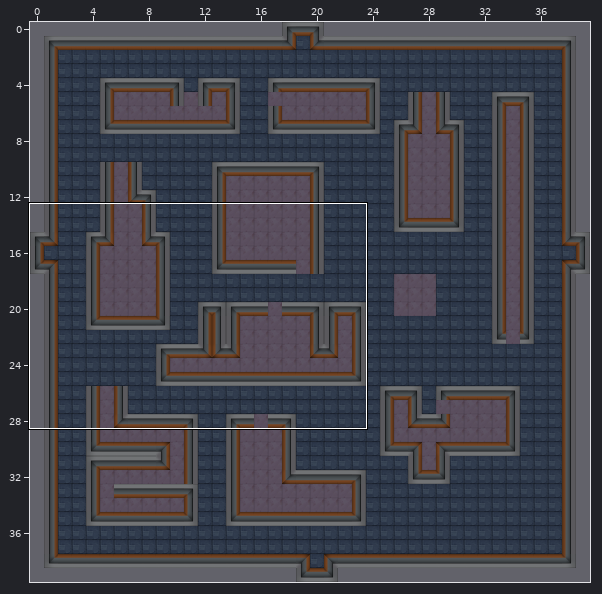
Tiled map, stored at assets/resAsset/tileMap/map/map05.tmx. Above, an overview of the earlier version with the close-up marked.
Close-up. Before the edit:
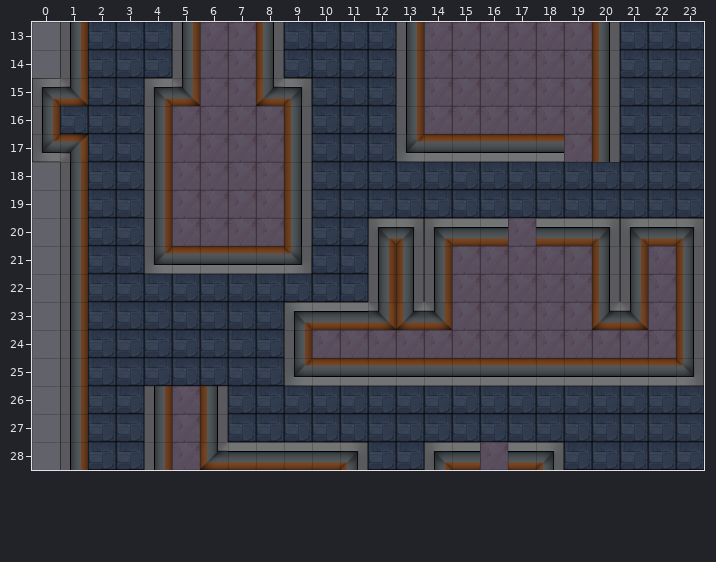
Cells are 64x64 px. Shown: x 0..23, y 13..28. The commit also changed other parts of the map, which this record leaves out.
The same view after the edit:
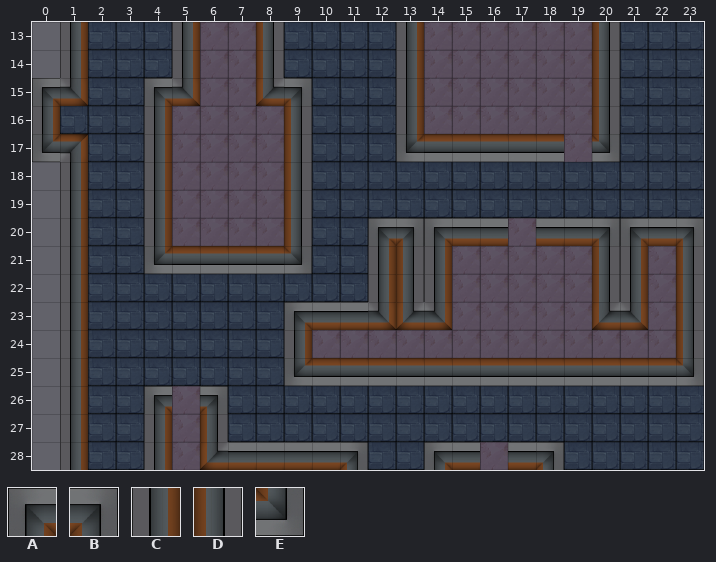
Key: from "map1": A 0, B 2, C 5, D 7, E 12.
_ is an empty cell.
What changed:
Layer "map":
The author changed tile C to tile A in row 26 at x 4.
The author changed tile D to tile B in row 26 at x 6.
The author changed tile D to tile E in row 17 at x 20.
Boxes around the changes in both close-ups, in picture pixels (x1, y1, x2, y2):
changed: (592, 134, 620, 162)
changed: (144, 386, 172, 414)
changed: (200, 386, 228, 414)
